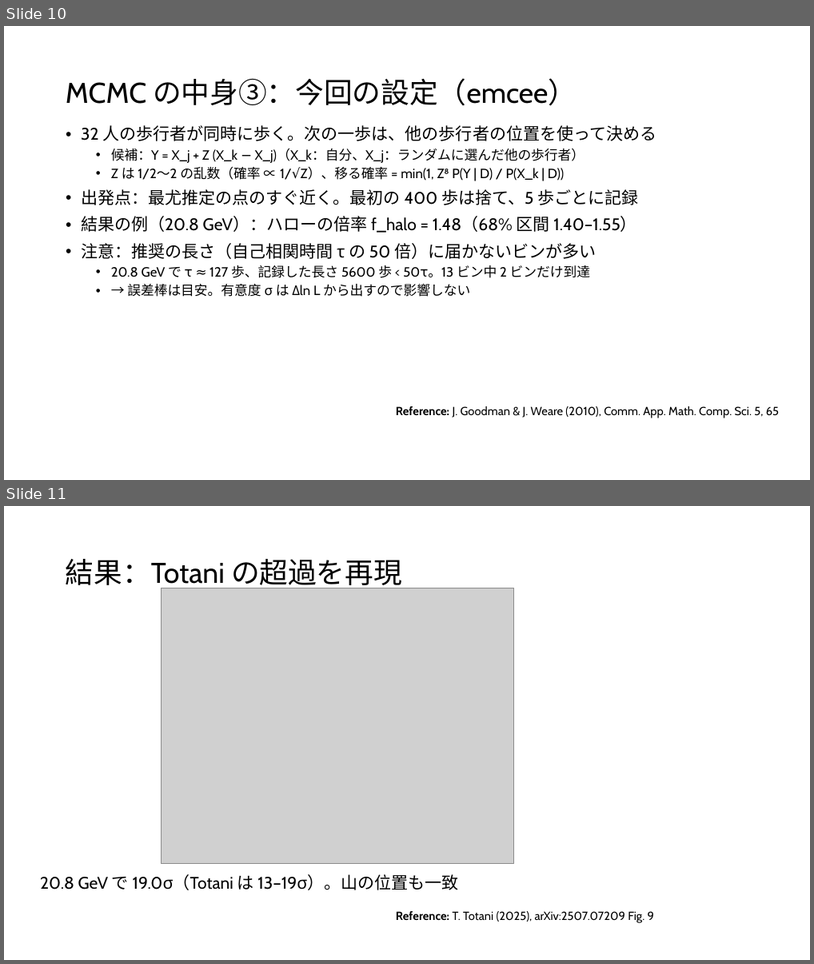
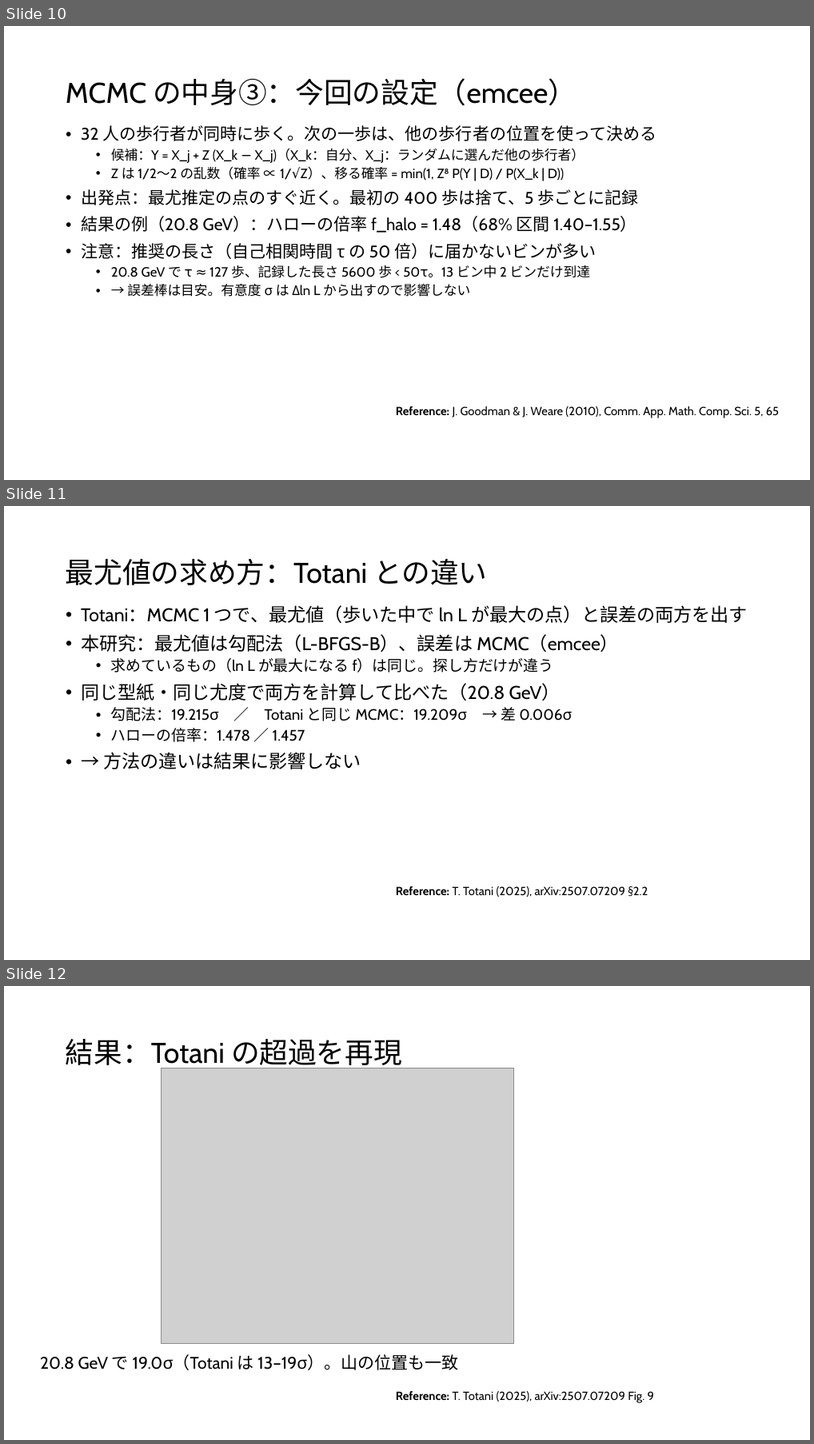
Before and after one commit to Mikann20041029/darkmatter-slides, a slide deck: slides/2026-10-02_研究進捗報告_claude.pptx. Shown one above the other, each under a label of ours: slides 10 and 11 before the commit, slides 10, 11 and 12 after it. The pictures are 814x964 and 814x1444 pixels, drawn with LibreOffice and Linux fonts; fonts in the diff are those of the drawing; grey boxes stand for pictures. Boxes give left, top, right and bottom in pixels: in the first picture for what was removed or moved away, otherwise in the second. Text is boxed around its words. In the diff, an @@ line names an element or a change of style, - is before the commit and + after.

```diff
--- a/slides/2026-10-02_研究進捗報告_claude.pptx
+++ b/slides/2026-10-02_研究進捗報告_claude.pptx
@@ slide 11 added at box(4, 506, 810, 960), background #FFFFFF @@
@@ title added at box(66, 559, 487, 585), 34 pt, text #000000 @@
+最尤値の求め方：Totani との違い
@@ text added at box(81, 605, 748, 769), 22 pt, text #000000 @@
+• Totani：MCMC 1 つで、最尤値（歩いた中で ln L が最大の点）と誤差の両方を出す
+• 本研究：最尤値は勾配法（L-BFGS-B）、誤差は MCMC（emcee）
+  • 求めているもの（ln L が最大になる f）は同じ。探し方だけが違う
+• 同じ型紙・同じ尤度で両方を計算して比べた（20.8 GeV）
+  • 勾配法：19.215σ ／ Totani と同じ MCMC：19.209σ → 差 0.006σ
+  • ハローの倍率：1.478 ／ 1.457
+• → 方法の違いは結果に影響しない
@@ text added at box(396, 886, 648, 896), 14 pt, text #000000 @@
+Reference: T. Totani (2025), arXiv:2507.07209 §2.2
@@ what was slide 11 is now slide 12 @@
```
